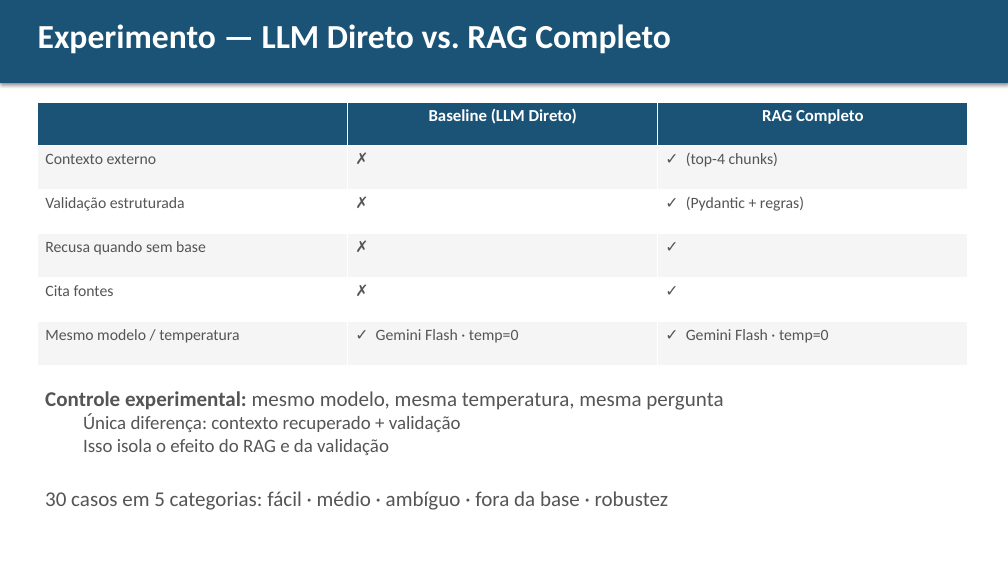
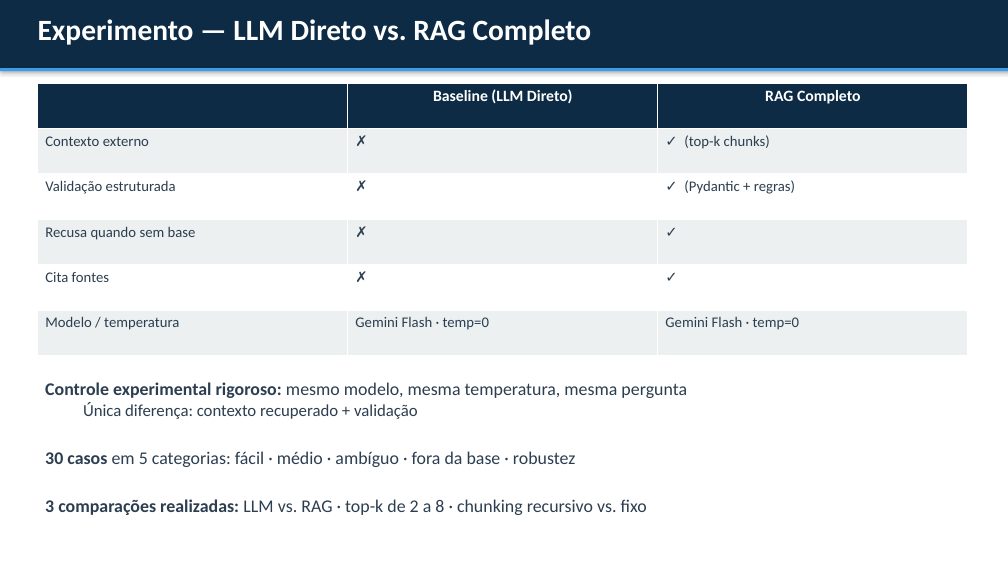
Before and after one commit to kioba0/lgpd-rag-assistant, a slide deck: slide 9 of relatorio/slides_lgpd_rag.pptx. Drawn at 1008x567 pixels with LibreOffice and Linux fonts; fonts in the diff are those of the drawing. Boxes give left, top, right and bottom in pixels: in the first picture for what was removed or moved away, otherwise in the second. Text is boxed around its words. In the diff, an @@ line names an element or a change of style, - is before the commit and + after.

```diff
--- a/relatorio/slides_lgpd_rag.pptx
+++ b/relatorio/slides_lgpd_rag.pptx
@@ rectangle: place and size @@
-rectangle at bbox=[0, 0, 1008, 83]
+rectangle at bbox=[0, 0, 1008, 68]
@@ rectangle at bbox=[0, 0, 1008, 68]: fill #1A5376 to #0D2B45 @@
@@ text "Experimento — LLM Direto vs. ..." at bbox=[38, 19, 591, 45]: size 32 to 28 pt @@
@@ rectangle added at bbox=[0, 68, 1008, 71], fill #3D9BE8 @@
@@ table at bbox=[38, 83, 968, 355] @@
-row 2, column 3: ✓ (top-4 chunks)
+row 2, column 3: ✓ (top-k chunks)
-row 6: Mesmo modelo / temperatura | ✓ Gemini Flash · temp=0 | ✓ Gemini Flash · temp=0
+row 6: Modelo / temperatura | Gemini Flash · temp=0 | Gemini Flash · temp=0
@@ fill #1A5376 to #0D2B45 in row 1 @@
@@ fill #F5F5F5 to #ECF0F1 in 9 cells @@
@@ size 16 to 15 pt in "Baseline (LLM Direto)", "RAG Completo" @@
@@ size 15 to 14 pt, text colour #555555 to #2C3E50 in "Contexto externo", "✗", "Validação estruturada", "✗" and 7 more places @@
@@ table: place and size @@
-table at bbox=[38, 102, 968, 365]
+table at bbox=[38, 83, 968, 355]
@@ text "Controle experimental rigoroso: mesmo modelo, ...": place and size @@
-text "Controle experimental rigoroso: mesmo modelo, ..." at bbox=[45, 391, 723, 510]
+text "Controle experimental rigoroso: mesmo modelo, ..." at bbox=[45, 382, 687, 515]
@@ text at bbox=[45, 382, 687, 398]: text changed; size 20 to 17 pt; text colour #555555 to #2C3E50 @@
-Controle experimental: mesmo modelo, mesma temperatura, mesma pergunta
+Controle experimental rigoroso: mesmo modelo, mesma temperatura, mesma pergunta
@@ text at bbox=[45, 402, 576, 467]: size 18 to 16 pt in "Única diferença: contexto recuperado + validação"; text colour #555555 to #2C3E50 in "Única diferença: contexto recuperado + validação", "30 casos em 5 categorias: fácil · ..."; size 20 to 17 pt in "30 casos em 5 categorias: fácil · ..."; bold on in "30 casos" @@
@@ text at bbox=[83, 439, 389, 455]: paragraph removed @@
-  Isso isola o efeito do RAG e da validação
@@ text at bbox=[45, 499, 647, 515]: paragraph added @@
+3 comparações realizadas: LLM vs. RAG · top-k de 2 a 8 · chunking recursivo vs. fixo
```
Also in this commit, not shown: 10 other slides changed, 6 slides added, 5 slides removed, 1 other file.
